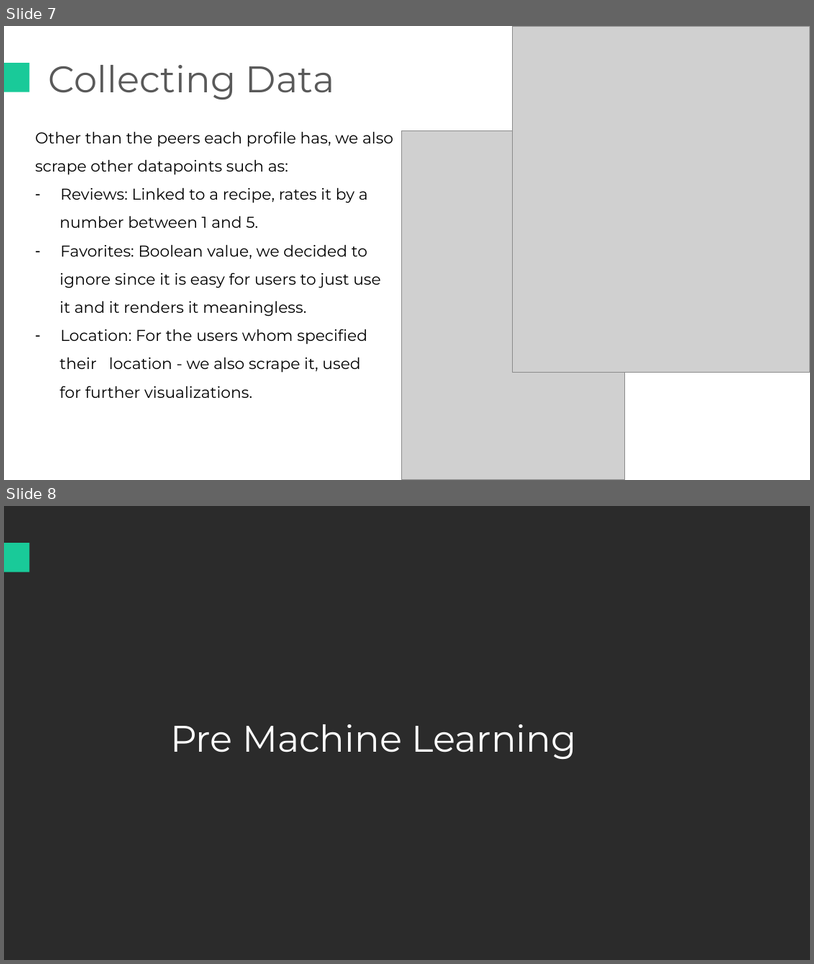
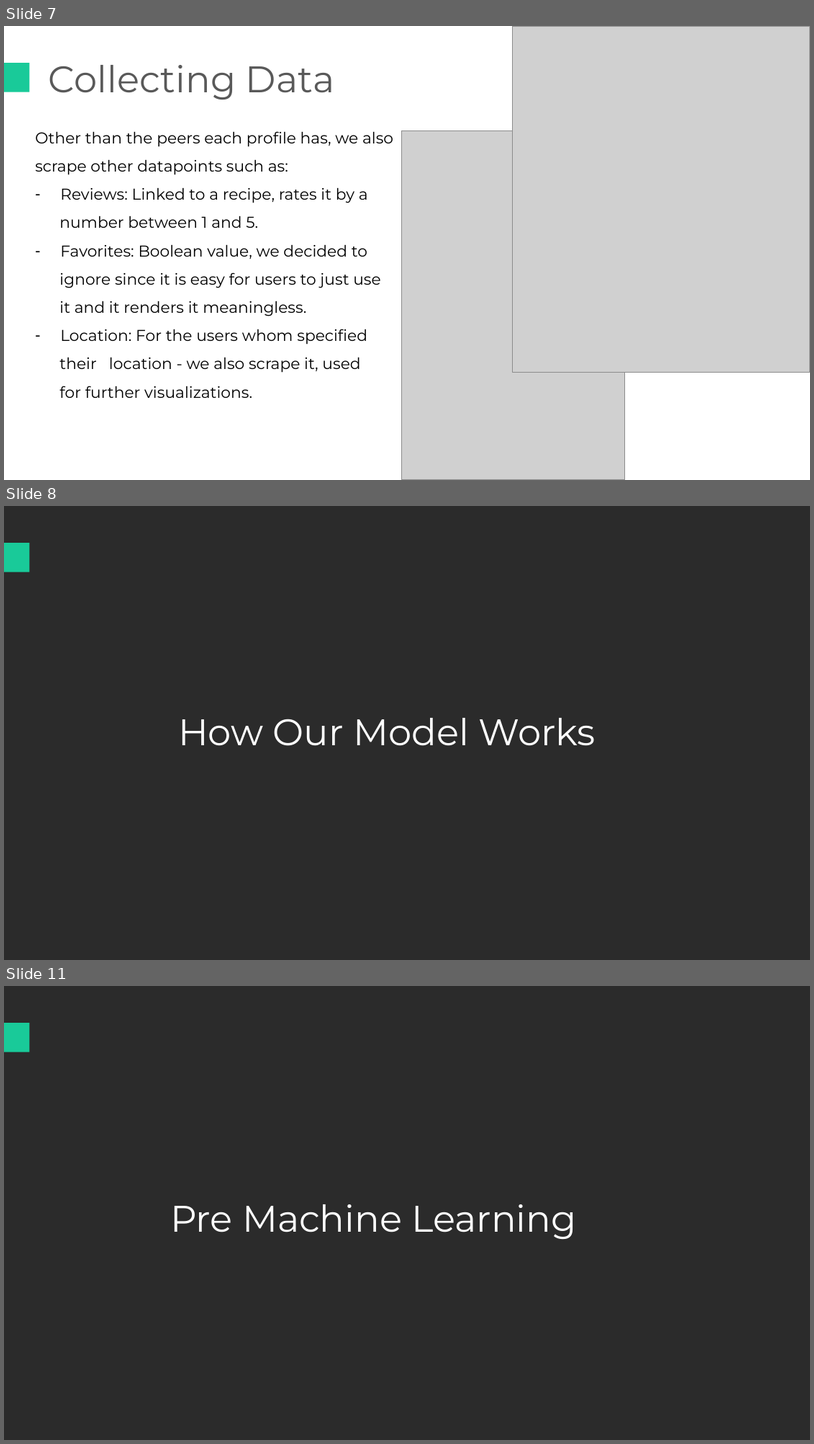
Before and after one commit to tuxiqae/Friecipe, a slide deck: Data Scince - Fricipe.pptx. Shown one above the other, each under a label of ours: slides 7 and 8 before the commit, slides 7, 8 and 11 after it; the slides between them are not shown. The pictures are 814x964 and 814x1444 pixels, drawn with LibreOffice and Linux fonts; fonts in the diff are those of the drawing; grey boxes stand for pictures; background and template pictures are left out; a plain dark background stands for a picture behind light text. Boxes give left, top, right and bottom in pixels: in the first picture for what was removed or moved away, otherwise in the second. Text is boxed around its words. In the diff, an @@ line names an element or a change of style, - is before the commit and + after.

```diff
--- a/Data Scince - Fricipe.pptx
+++ b/Data Scince - Fricipe.pptx
@@ slide 8 added at (4, 506, 810, 960), background picture (left out) @@
@@ rectangle added at (4, 543, 30, 572), fill #19CA99 @@
@@ text added at (178, 718, 596, 746), 33 pt, text #FFFFFF @@
+How Our Model Works
@@ what was slide 8 is now slide 11 @@
```
Also in this commit, not shown: 2 slides changed, 7 other slides added, 3 other files.
